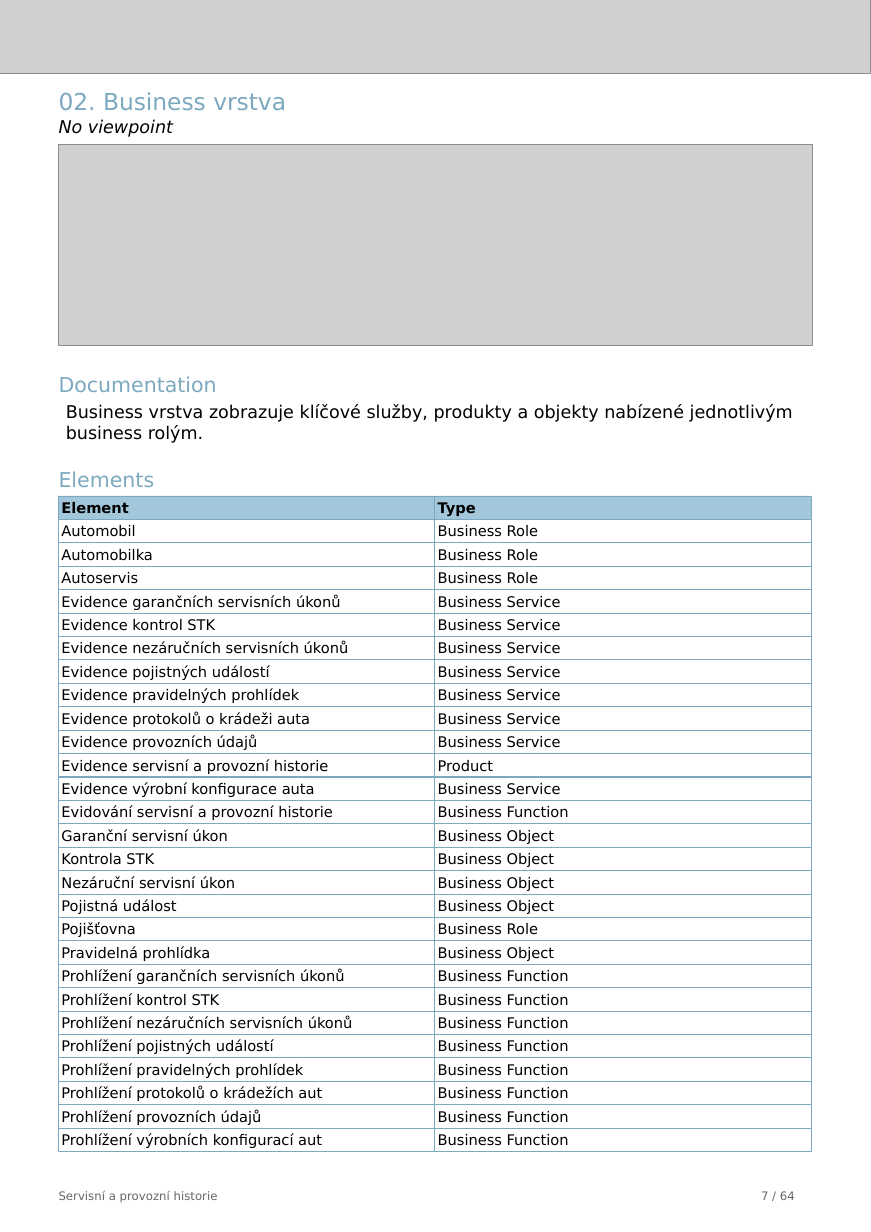
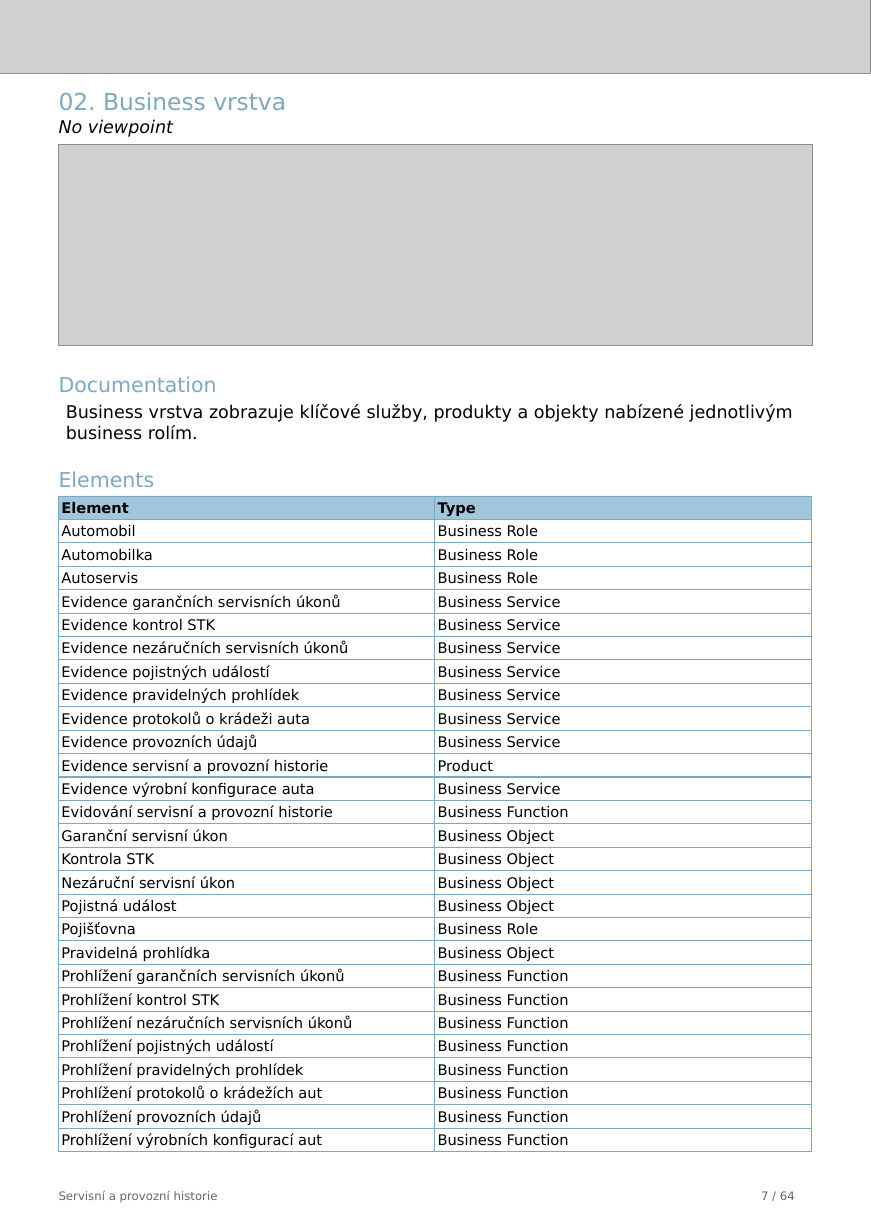
Before and after one commit to friedmannmartin/servisni_a_provozni_historie, a slide deck: slide 7 of report/jasper/servisni_a_provozni_historie.pptx. Drawn at 871x1232 pixels with LibreOffice and Linux fonts; fonts in the diff are those of the drawing; grey boxes stand for pictures. Boxes give left, top, right and bottom in pixels: in the first picture for what was removed or moved away, otherwise in the second. Text is boxed around its words. In the diff, an @@ line names an element or a change of style, - is before the commit and + after.

```diff
--- a/report/jasper/servisni_a_provozni_historie.pptx
+++ b/report/jasper/servisni_a_provozni_historie.pptx
@@ text at [66,404,793,440]: text changed @@
-Business vrstva zobrazuje klíčové služby, produkty a objekty nabízené jednotlivým business rolým.
+Business vrstva zobrazuje klíčové služby, produkty a objekty nabízené jednotlivým business rolím.
```
Also in this commit, not shown: 4 other slides changed, 44 other files.
